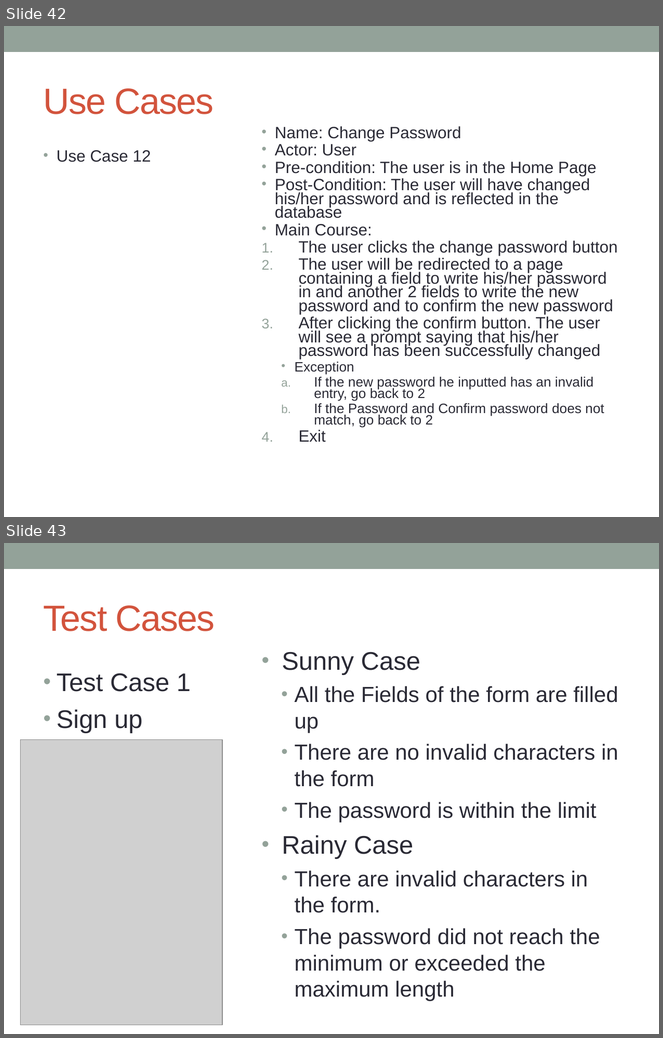
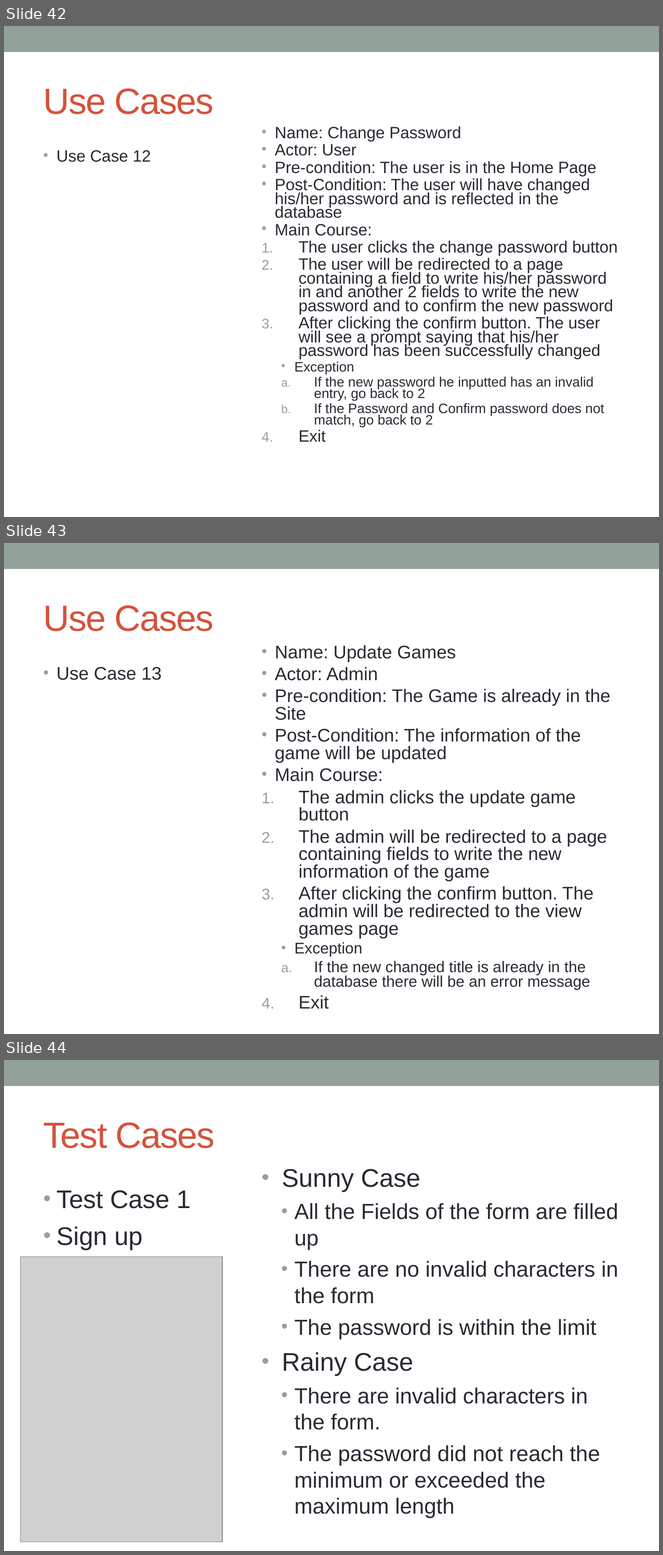
Before and after one commit to aldrinmc/Game-Garage, a slide deck: docs/GAME-GARAGE (1).odp. Shown one above the other, each under a label of ours: slides 42 and 43 before the commit, slides 42, 43 and 44 after it. The pictures are 663x1038 and 663x1555 pixels, drawn with LibreOffice and Linux fonts; fonts in the diff are those of the drawing; grey boxes stand for pictures. Boxes give left, top, right and bottom in pixels: in the first picture for what was removed or moved away, otherwise in the second. Text is boxed around its words. In the diff, an @@ line names an element or a change of style, - is before the commit and + after.

```diff
--- a/docs/GAME-GARAGE (1).odp
+++ b/docs/GAME-GARAGE (1).odp
@@ slide 43 added at (4,543,659,1034), background #FFFFFF; not listed: 1 template element that a slide beside it also shows @@
@@ title added at (44,605,214,631), 40 pt, text #D2533C @@
+Use Cases
@@ text added at (275,645,611,1009), 20 pt, text #292934 @@
+• Name: Update Games
+• Actor: Admin
+• Pre-condition: The Game is already in the Site
+• Post-Condition: The information of the game will be updated
+• Main Course:
+1. The admin clicks the update game button
+2. The admin will be redirected to a page containing fields to write the new information of the game
+3. After clicking the confirm button. The admin will be redirected to the view games page
+  • Exception
+  a. If the new changed title is already in the database there will be an error message
+4. Exit
@@ text added at (57,667,162,680), 20 pt, text #292934 @@
+• Use Case 13
@@ what was slide 43 is now slide 44 @@
```
Also in this commit, not shown: 3 slides changed, 1 other slide added, 1 other file.
